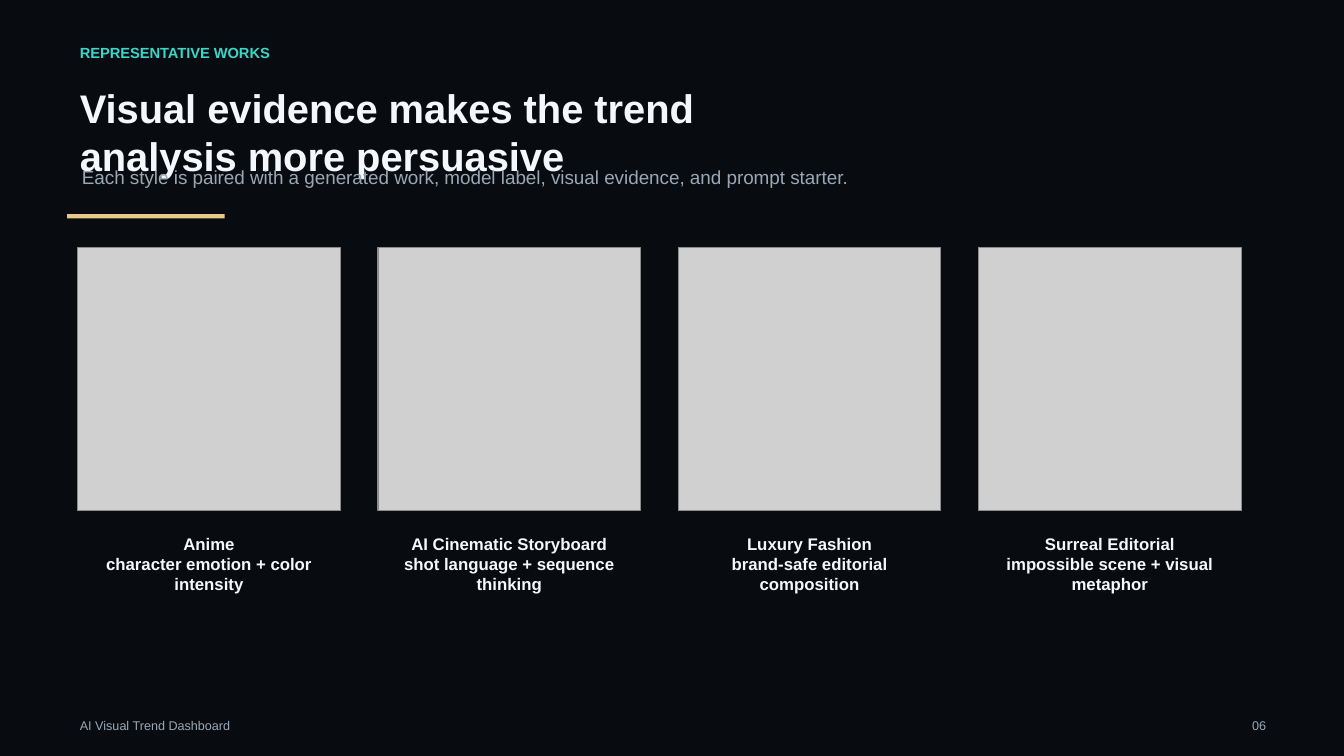
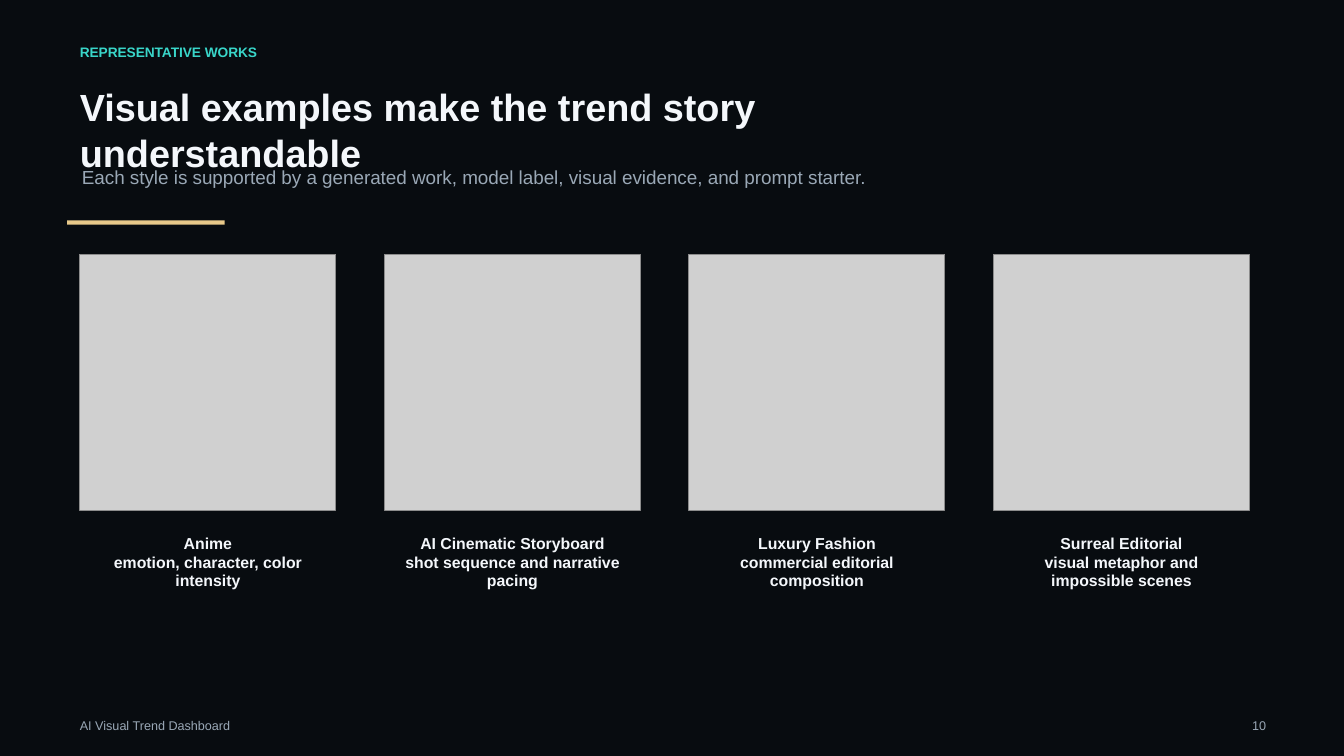
Before and after one commit to hedan-skku/ai-visual-trend-dashboard, a slide deck: slide 10 of AI_Visual_Trend_Dashboard_Presentation.pptx (slide 6 before the commit). Drawn at 1344x756 pixels with LibreOffice and Linux fonts; fonts in the diff are those of the drawing; grey boxes stand for pictures. Boxes give left, top, right and bottom in pixels: in the first picture for what was removed or moved away, otherwise in the second. Text is boxed around its words. In the diff, an @@ line names an element or a change of style, - is before the commit and + after.

Commit message:
Revise presentation for PRD alignment

```diff
--- a/AI_Visual_Trend_Dashboard_Presentation.pptx
+++ b/AI_Visual_Trend_Dashboard_Presentation.pptx
@@ text "REPRESENTATIVE WORKS" at (80,47,257,57): size 10.5 to 9.8 pt @@
@@ text at (80,93,755,174): text changed; size 28.5 to 27 pt @@
-Visual evidence makes the trend analysis more persuasive
+Visual examples make the trend story understandable
@@ text at (82,170,865,188): text changed @@
-Each style is paired with a generated work, model label, visual evidence, and prompt starter.
+Each style is supported by a generated work, model label, visual evidence, and prompt starter.
@@ rectangle: place and size @@
-rectangle at (68,214,225,218)
+rectangle at (68,221,225,225)
@@ picture: place and size @@
-picture at (78,248,340,510)
+picture at (80,254,336,510)
@@ picture: place and size @@
-picture at (378,248,640,510)
+picture at (384,254,640,510)
@@ picture: place and size @@
-picture at (679,248,941,510)
+picture at (689,254,945,510)
@@ picture: place and size @@
-picture at (979,248,1241,510)
+picture at (993,254,1249,510)
@@ text at (184,537,232,549): size 12 to 11.2 pt in "Anime" @@
@@ text at (420,537,604,553): size 12 to 11.2 pt in "AI Cinematic Storyboard" @@
@@ text "Luxury Fashion": place and size @@
-text "Luxury Fashion" at (732,538,887,594)
+text "Luxury Fashion" at (740,537,893,590)
@@ text at (758,537,876,553): size 12 to 11.2 pt in "Luxury Fashion" @@
@@ text "Surreal Editorial": place and size @@
-text "Surreal Editorial" at (1006,538,1213,594)
+text "Surreal Editorial" at (1045,537,1198,590)
@@ text at (1060,537,1182,549): size 12 to 11.2 pt in "Surreal Editorial" @@
@@ text at (114,556,302,590): text changed; size 12 to 11.2 pt @@
-character emotion + color intensity
+emotion, character, color intensity
@@ text at (405,556,620,590): text changed; size 12 to 11.2 pt @@
-shot language + sequence thinking
+shot sequence and narrative pacing
@@ text at (740,556,893,590): text changed; size 12 to 11.2 pt @@
-brand-safe editorial composition
+commercial editorial composition
@@ text at (1045,556,1198,590): text changed; size 12 to 11.2 pt @@
-impossible scene + visual metaphor
+visual metaphor and impossible scenes
@@ text at (1252,721,1266,730): text changed @@
-06
+10
```
Also in this commit, not shown: 4 other slides changed, 11 slides added, 5 slides removed, 1 other file.
